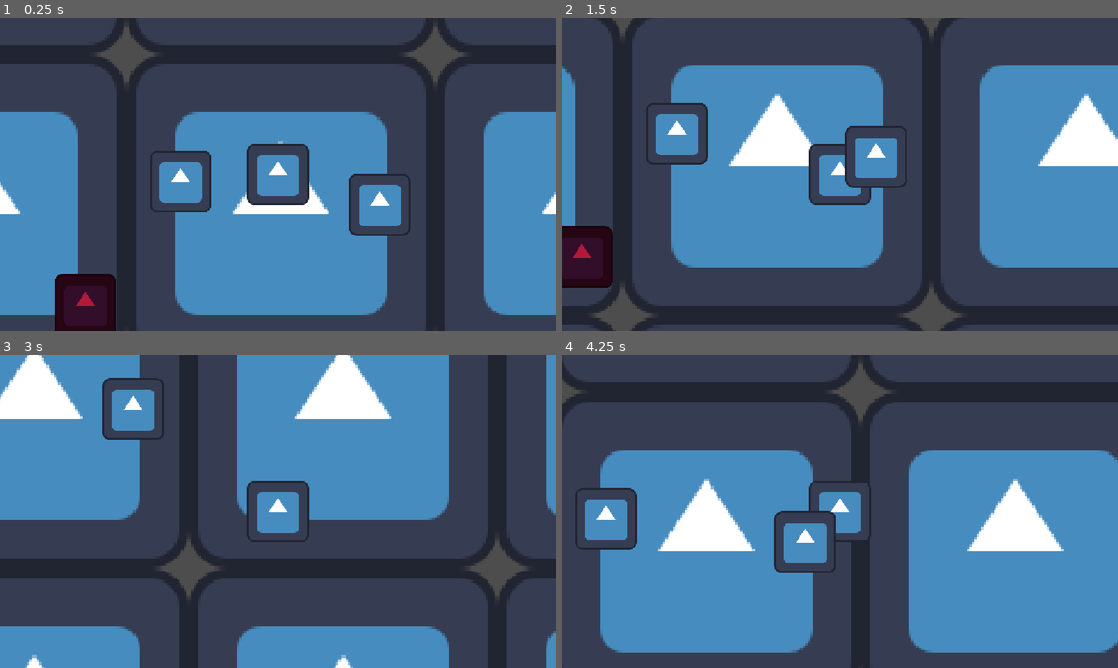
Above: before the commit, frames 1-4 (two rows, left to right).
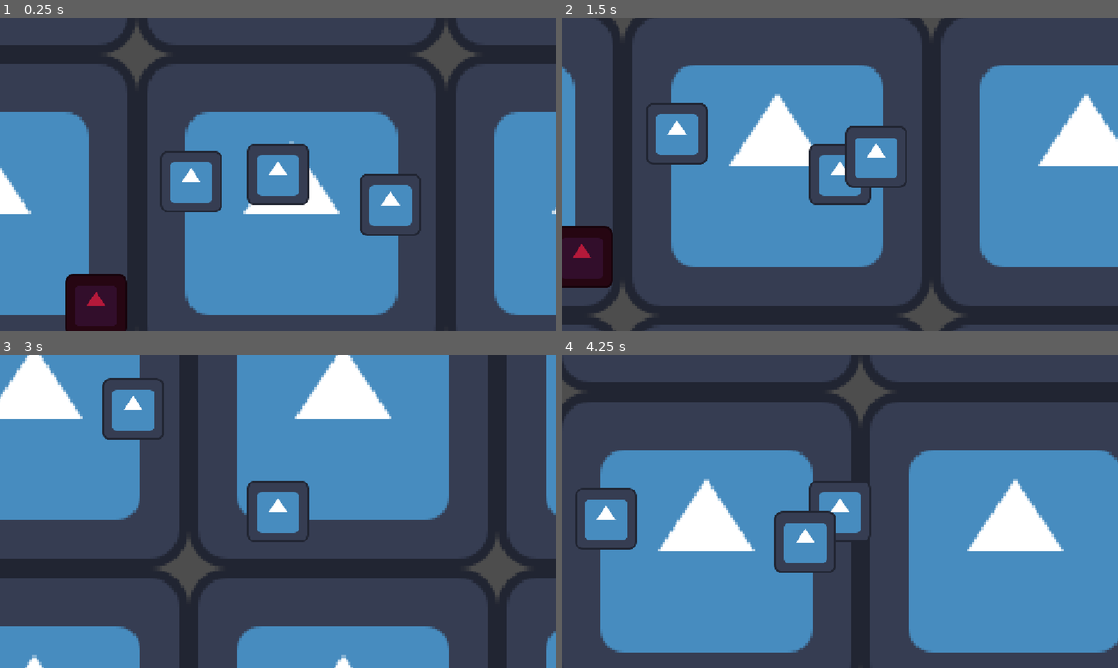
Above: after the commit, the same moments.

Repository: Yatagarasu163/Mini-Jame-Gam-59
Game: Godot game, scene res://Scenes/main_game.tscn
Two runs of this game, one before a commit and one after it. Both use one fixed random seed, a clock stepped at 60 frames per second and the inputs below. The engine's default icon, where the game draws it, is replaced by a stand-in: a white triangle on a blue panel in a dark square.
Inputs:
- Up to frame 1 (0.25 s): no input
- Up to frame 2 (1.5 s): tap Enter at 0.5 s; hold D (move_right) 0.53-1.28 s; tap E (interact) at 0.6, 1.35 s; tap Space (mash_space) at 1.25 s; hold S (move_down) from 1.28 s (still down)
- Up to frame 3 (3 s): release S (move_down) at 2.03 s; hold D (move_right) 2.03-2.78 s; tap F (mash_f) at 2.1 s; tap E (interact) at 2.3 s; hold W (move_up) from 2.78 s (still down); tap Q (mash_q) at 2.85 s
- Up to frame 4 (4.25 s): tap E (interact) at 3.05, 3.8 s; release W (move_up) at 3.53 s; hold A (move_left) from 3.53 s (still down); tap R (mash_r) at 3.6 s

The runs differ from the first frame. In frame 1, 16% of the frame differs, in the area x 0-100%, y 0-100%; in frame 2, 0.1%; in frame 3, less than 0.1%; in frame 4, less than 0.1%.

Commit message:
Mini Games Done

Diff:
--- a/Code-y Bits/factory_machine.gd
+++ b/Code-y Bits/factory_machine.gd
@@ -14,8 +14,12 @@
 
 # Blending Values
 var blendingProgress: float = 0.0
+var blendingStarted = false
 @export var blendingTime: float = 5.0
-var blendingStarted = false
+
+#Bottling Values
+var bottleFill: float = 0.0
+@export var bottleFillSpeed: float = 25.0
 
 #Cooking Mini Game Reference
 @export var minTemperature: float = 40.0
@@ -45,6 +49,9 @@
 @export var keyLabel: Label
 @export var instructionText: Label
 @export var buttonGlow: Sprite2D
+@export var cookingSpaceGlow: Sprite2D
+@export var blenderSpaceGlow: Sprite2D
+@export var bottlingSpaceGlow: Sprite2D
 @export var outputItem: Area2D
 
 # Cooking Mini Games UI References
@@ -54,10 +61,14 @@
 @export var temperatureLabel: Label
 @export var cookingProgressBar: ProgressBar
 
-#Blending Minin Games UI References
+#Blending Mini Games UI References
 @export var blenderUI: Control
 @export var blendingProgressBar: ProgressBar
 @export var  blendingLabel: Label
+
+#Bottling Mini Games UI Reference
+@export var bottlingUI: Panel
+@export var ketchupFillBar: TextureProgressBar
 
 
 func _ready():
@@ -74,6 +85,9 @@
 
 	if machineType == MachineType.BLENDER:
 		blenderUI.visible = false
+
+	if machineType == MachineType.BOTTLING:
+		bottlingUI.visible = false
 
 
 
@@ -99,6 +113,11 @@
 		if machineType == MachineType.BLENDER:
 			if player.enough_cooked_tomatoes():
 				var carriedItem = player.get_node("CarryPoint/OutputItem")
+
+				print("Removing item: ", carriedItem)
+				print("Children inside item: ", carriedItem.get_children())
+				print("Item position: ", carriedItem.global_position)
+
 				carriedItem.reparent(get_parent().get_node("CookingMachine/OutputPoint"))
 				carriedItem.visible = false
 				startMiniGame()
@@ -137,7 +156,7 @@
 	cuttingProgressBar.visible = true
 	keyIndicator.visible = true
 	instructionText.visible = true
-	startGlowAnimation()
+	startGlowAnimation(buttonGlow)
 	buttonGlow.visible = true
 
 	cuttingProgressBar.max_value = requiredPress
@@ -156,6 +175,9 @@
 	cookingProgressBar.max_value = cookingTime
 	cookingProgressBar.value = 0
 	updateTemperatureIndicator()
+	cookingSpaceGlow.visible = true
+	startGlowAnimation(cookingSpaceGlow)
+
 
 func startBlenderGame():
 	blendingProgress = 0.0
@@ -164,25 +186,36 @@
 	blenderUI.visible = true
 	blendingProgressBar.max_value =  blendingTime
 	blendingProgressBar.value = 0
+	blenderSpaceGlow.visible = true
+	startGlowAnimation(blenderSpaceGlow)
+
 	print("Press SPACE to start blending")
 
 func startBottlingGame():
-	completeMiniGame()
+	bottleFill = 0.0
+	bottlingUI.visible = true
+	ketchupFillBar.min_value = 0
+	ketchupFillBar.max_value = 100
+	ketchupFillBar.value = 0
+	bottlingSpaceGlow.visible = true
+	startGlowAnimation(bottlingSpaceGlow)
+
+
 
 func chooseRandomKey():
 	selectedKeys = possibleKeys.pick_random()
 
-func startGlowAnimation():
+func startGlowAnimation(glowSprite):
 	if glowTween:
 		glowTween.kill()
 
-	buttonGlow.modulate.a = 1.0
+	glowSprite.modulate.a = 1.0
 
 	glowTween = create_tween()
 	glowTween.set_loops()
 
-	glowTween.tween_property(buttonGlow, "modulate:a", 0.2, 0.5)
-	glowTween.tween_property(buttonGlow, "modulate:a", 1.0, 0.5)
+	glowTween.tween_property(glowSprite, "modulate:a", 0.2, 0.5)
+	glowTween.tween_property(glowSprite, "modulate:a", 1.0, 0.5)
 
 func _process(delta: float) -> void:
 	if playerNearOutput and outputItem.visible:
@@ -276,7 +309,14 @@
 		completeMiniGame()
 
 func updateBottlingGame(delta):
-	pass
+	if Input.is_key_pressed(KEY_SPACE):
+		bottleFill += bottleFillSpeed * delta
+		bottleFill = clamp(bottleFill, 0.0, 100.0)
+		ketchupFillBar.value = bottleFill
+
+		if bottleFill >= 100.0:
+			completeMiniGame()
+
 
 func completeMiniGame():
 	machineActive = false
@@ -304,6 +344,7 @@
 
 	if machineType == MachineType.BOTTLING:
 		player.finish_bottling()
+		bottlingUI.visible = false
 		print("Bottling Complete")
 
 	outputItem.reparent($OutputPoint)
--- a/Prefabs/factory_room.tscn
+++ b/Prefabs/factory_room.tscn
@@ -6,6 +6,9 @@
 [ext_resource type="Texture2D" uid="uid://byhctff70fcey" path="res://Sprites and Shid/Key Press Sprite.png" id="4_o7em3"]
 [ext_resource type="Texture2D" uid="uid://bshqkhaufs6h6" path="res://Sprites and Shid/TemperatureBar(Thermometer).png" id="5_hktsf"]
 [ext_resource type="Texture2D" uid="uid://by0krry537rax" path="res://Sprites and Shid/TemperatureIndicator.png" id="6_0fg35"]
+[ext_resource type="Texture2D" uid="uid://bt6v5fmi3w3ah" path="res://Sprites and Shid/Space Press Sprite.png" id="9_0fg35"]
+[ext_resource type="Texture2D" uid="uid://drtjdv6c86ndb" path="res://Sprites and Shid/tomato empty no cap(1).png" id="9_krrug"]
+[ext_resource type="Texture2D" uid="uid://djpstemlbiyvm" path="res://Sprites and Shid/tomatoFilling(1).png" id="10_d5jih"]
 
 [node name="Factory Room" type="Node2D" unique_id=156863892 node_paths=PackedStringArray("_machines")]
 script = ExtResource("1_1daii")
@@ -16,14 +19,16 @@
 texture = ExtResource("1_dhrwc")
 
 [node name="CutterMachine" parent="." unique_id=1877580678 node_paths=PackedStringArray("cuttingProgressBar", "keyIndicator", "keyLabel", "instructionText", "buttonGlow") instance=ExtResource("3_25cia")]
+position = Vector2(10, 0)
 cuttingProgressBar = NodePath("../MiniGameUI/CuttingProgressBar")
 keyIndicator = NodePath("../MiniGameUI/KeyIndicator")
 keyLabel = NodePath("../MiniGameUI/KeyIndicator/KeyLabel")
 instructionText = NodePath("../MiniGameUI/instruction")
 buttonGlow = NodePath("../MiniGameUI/KeyIndicator/SmallKeyCapGlow")
 
-[node name="CookingMachine" parent="." unique_id=760379608 node_paths=PackedStringArray("cookingUI", "temperatureIndicator", "temperatureBar", "temperatureLabel", "cookingProgressBar") instance=ExtResource("3_25cia")]
+[node name="CookingMachine" parent="." unique_id=760379608 node_paths=PackedStringArray("cookingSpaceGlow", "cookingUI", "temperatureIndicator", "temperatureBar", "temperatureLabel", "cookingProgressBar") instance=ExtResource("3_25cia")]
 machineType = 1
+cookingSpaceGlow = NodePath("../MiniGameUI/CookingUI/CookingSpaceKey/SpaceKeyCapGlow")
 cookingUI = NodePath("../MiniGameUI/CookingUI")
 temperatureIndicator = NodePath("../MiniGameUI/CookingUI/TemperatureIndicator")
 temperatureBar = NodePath("../MiniGameUI/CookingUI/TemparatureBarImage")
@@ -39,8 +44,9 @@
 [node name="Sprite2D" parent="CookingMachine/OutputPoint/OutputItem" parent_id_path=PackedInt32Array(760379608, 1068318048) index="0" unique_id=1620921805]
 modulate = Color(0, 0, 0, 1)
 
-[node name="BlenderMachine" parent="." unique_id=2051678513 node_paths=PackedStringArray("blenderUI", "blendingProgressBar", "blendingLabel") instance=ExtResource("3_25cia")]
+[node name="BlenderMachine" parent="." unique_id=2051678513 node_paths=PackedStringArray("blenderSpaceGlow", "blenderUI", "blendingProgressBar", "blendingLabel") instance=ExtResource("3_25cia")]
 machineType = 2
+blenderSpaceGlow = NodePath("../MiniGameUI/BlenderUI/BlenderSpaceKey/SpaceKeyCapGlow")
 blenderUI = NodePath("../MiniGameUI/BlenderUI")
 blendingProgressBar = NodePath("../MiniGameUI/BlenderUI/BlenderProgressbar")
 blendingLabel = NodePath("../MiniGameUI/BlenderUI/BlendingInstruction")
@@ -51,8 +57,11 @@
 [node name="Sprite2D" parent="BlenderMachine/OutputPoint/OutputItem" parent_id_path=PackedInt32Array(2051678513, 1068318048) index="0" unique_id=1620921805]
 modulate = Color(0.48133707, 0.4813372, 2.8878452e-07, 1)
 
-[node name="BottlingMachine" parent="." unique_id=650750150 instance=ExtResource("3_25cia")]
+[node name="BottlingMachine" parent="." unique_id=650750150 node_paths=PackedStringArray("bottlingSpaceGlow", "bottlingUI", "ketchupFillBar") instance=ExtResource("3_25cia")]
 machineType = 3
+bottlingSpaceGlow = NodePath("../MiniGameUI/BottlingUI/SpaceBarGlow")
+bottlingUI = NodePath("../MiniGameUI/BottlingUI")
+ketchupFillBar = NodePath("../MiniGameUI/BottlingUI/KetchupFillBar")
 
 [node name="Sprite2D" parent="BottlingMachine" index="0" unique_id=1522078674]
 modulate = Color(4.813075e-08, 0.5721783, 0.18850693, 1)
@@ -79,9 +88,9 @@
 anchor_right = 0.5
 anchor_bottom = 1.0
 offset_left = -8.0
-offset_top = -269.0
+offset_top = -208.0
 offset_right = 32.0
-offset_bottom = -229.0
+offset_bottom = -168.0
 grow_horizontal = 2
 grow_vertical = 0
 
@@ -194,6 +203,7 @@
 value = 10.0
 
 [node name="KeyIndicator" type="Panel" parent="MiniGameUI/CookingUI" unique_id=1544697383]
+visible = false
 layout_mode = 1
 anchors_preset = 7
 anchor_left = 0.5
@@ -260,6 +270,50 @@
 region_enabled = true
 region_rect = Rect2(909, 404, 88, 170)
 
+[node name="CookingSpaceKey" type="Panel" parent="MiniGameUI/CookingUI" unique_id=273454759]
+self_modulate = Color(1, 1, 1, 0)
+layout_mode = 1
+anchors_preset = 7
+anchor_left = 0.5
+anchor_top = 1.0
+anchor_right = 0.5
+anchor_bottom = 1.0
+offset_left = -9.0
+offset_top = -208.0
+offset_right = 31.0
+offset_bottom = -168.0
+grow_horizontal = 2
+grow_vertical = 0
+
+[node name="SpaceKeyCap" type="Sprite2D" parent="MiniGameUI/CookingUI/CookingSpaceKey" unique_id=209971798]
+scale = Vector2(0.2, 0.2)
+texture = ExtResource("9_0fg35")
+region_enabled = true
+region_rect = Rect2(116, 542, 764, 276)
+
+[node name="SpaceKeyCapGlow" type="Sprite2D" parent="MiniGameUI/CookingUI/CookingSpaceKey" unique_id=1290891337]
+position = Vector2(0, 3.9999998)
+scale = Vector2(0.2, 0.2)
+texture = ExtResource("9_0fg35")
+region_enabled = true
+region_rect = Rect2(9, -6, 953, 495)
+
+[node name="Spacetext" type="Label" parent="MiniGameUI/CookingUI/CookingSpaceKey" unique_id=1638674732]
+modulate = Color(0.95686275, 1, 0.85882354, 1)
+layout_mode = 1
+anchors_preset = 15
+anchor_right = 1.0
+anchor_bottom = 1.0
+offset_left = -26.0
+offset_top = -20.0
+offset_right = -17.0
+offset_bottom = -20.0
+grow_horizontal = 2
+grow_vertical = 2
+text = "SPACE"
+horizontal_alignment = 1
+vertical_alignment = 1
+
 [node name="BlenderUI" type="Panel" parent="MiniGameUI" unique_id=952020352]
 self_modulate = Color(1, 1, 1, 0)
 anchors_preset = 15
@@ -295,6 +349,7 @@
 horizontal_alignment = 1
 
 [node name="BlendingKeyIndicator" type="Panel" parent="MiniGameUI/BlenderUI" unique_id=518752928]
+visible = false
 layout_mode = 1
 anchors_preset = 7
 anchor_left = 0.5
@@ -319,6 +374,170 @@
 horizontal_alignment = 1
 vertical_alignment = 1
 
+[node name="BlenderSpaceKey" type="Panel" parent="MiniGameUI/BlenderUI" unique_id=1114520584]
+self_modulate = Color(1, 1, 1, 0)
+layout_mode = 1
+anchors_preset = 7
+anchor_left = 0.5
+anchor_top = 1.0
+anchor_right = 0.5
+anchor_bottom = 1.0
+offset_left = -9.0
+offset_top = -208.0
+offset_right = 31.0
+offset_bottom = -168.0
+grow_horizontal = 2
+grow_vertical = 0
+
+[node name="SpaceKeyCap" type="Sprite2D" parent="MiniGameUI/BlenderUI/BlenderSpaceKey" unique_id=1037105410]
+scale = Vector2(0.2, 0.2)
+texture = ExtResource("9_0fg35")
+region_enabled = true
+region_rect = Rect2(116, 542, 764, 276)
+
+[node name="SpaceKeyCapGlow" type="Sprite2D" parent="MiniGameUI/BlenderUI/BlenderSpaceKey" unique_id=440586561]
+position = Vector2(0, 3.9999998)
+scale = Vector2(0.2, 0.2)
+texture = ExtResource("9_0fg35")
+region_enabled = true
+region_rect = Rect2(9, -6, 953, 495)
+
+[node name="Spacetext" type="Label" parent="MiniGameUI/BlenderUI/BlenderSpaceKey" unique_id=1043640321]
+modulate = Color(0.95686275, 1, 0.85882354, 1)
+layout_mode = 1
+anchors_preset = 15
+anchor_right = 1.0
+anchor_bottom = 1.0
+offset_left = -26.0
+offset_top = -20.0
+offset_right = -17.0
+offset_bottom = -20.0
+grow_horizontal = 2
+grow_vertical = 2
+text = "SPACE"
+horizontal_alignment = 1
+vertical_alignment = 1
+
+[node name="Control" type="Control" parent="MiniGameUI" unique_id=1827703791]
+layout_mode = 3
+anchors_preset = 0
+offset_right = 40.0
+offset_bottom = 40.0
+
+[node name="BottlingUI" type="Panel" parent="MiniGameUI" unique_id=889187970]
+self_modulate = Color(1, 1, 1, 0)
+anchors_preset = 15
+anchor_right = 1.0
+anchor_bottom = 1.0
+grow_horizontal = 2
+grow_vertical = 2
+
+[node name="KetchupFillBar" type="TextureProgressBar" parent="MiniGameUI/BottlingUI" unique_id=1966310154]
+layout_mode = 1
+anchors_preset = 5
+anchor_left = 0.5
+anchor_right = 0.5
+offset_left = 162.0
+offset_top = 412.0
+offset_right = 1162.0
+offset_bottom = 1412.0
+grow_horizontal = 2
+rotation = 3.1415927
+scale = Vector2(0.25, 0.25)
+offset_transform_enabled = true
+offset_transform_position = Vector2(700, 500)
+offset_transform_scale = Vector2(2, 2)
+value = 100.0
+fill_mode = 2
+texture_over = ExtResource("9_krrug")
+texture_progress = ExtResource("10_d5jih")
+
+[node name="BottlingInstruction" type="Label" parent="MiniGameUI/BottlingUI" unique_id=1039435429]
+layout_mode = 1
+anchors_preset = 5
+anchor_left = 0.5
+anchor_right = 0.5
+offset_left = -178.0
+offset_top = 10.0
+offset_right = 178.0
+offset_bottom = 33.0
+grow_horizontal = 2
+text = "FILL THE KETCHUP BOTTLE"
+horizontal_alignment = 1
+
+[node name="SpaceBarKey" type="Sprite2D" parent="MiniGameUI/BottlingUI" unique_id=2080473692]
+scale = Vector2(0.2, 0.2)
+texture = ExtResource("9_0fg35")
+region_enabled = true
+region_rect = Rect2(116, 539, 768, 285)
+
+[node name="SpaceBarGlow" type="Sprite2D" parent="MiniGameUI/BottlingUI" unique_id=212795066]
+position = Vector2(0, 4.000001)
+scale = Vector2(0.2, 0.2)
+texture = ExtResource("9_0fg35")
+region_enabled = true
+region_rect = Rect2(0, 0, 965, 482)
+
+[node name="KeyLabel" type="Label" parent="MiniGameUI/BottlingUI" unique_id=1851747240]
+modulate = Color(0.95686275, 1, 0.85882354, 1)
+layout_mode = 1
+anchors_preset = 15
+anchor_right = 1.0
+anchor_bottom = 1.0
+offset_left = -575.0
+offset_top = -325.0
+offset_right = -575.0
+offset_bottom = -325.0
+grow_horizontal = 2
+grow_vertical = 2
+text = "SPACE"
+horizontal_alignment = 1
+vertical_alignment = 1
+
+[node name="BottlingSpaceKey" type="Panel" parent="MiniGameUI/BottlingUI" unique_id=1531414416]
+self_modulate = Color(1, 1, 1, 0)
+layout_mode = 1
+anchors_preset = 7
+anchor_left = 0.5
+anchor_top = 1.0
+anchor_right = 0.5
+anchor_bottom = 1.0
+offset_left = -9.0
+offset_top = -208.0
+offset_right = 31.0
+offset_bottom = -168.0
+grow_horizontal = 2
+grow_vertical = 0
+
+[node name="SpaceKeyCap" type="Sprite2D" parent="MiniGameUI/BottlingUI/BottlingSpaceKey" unique_id=1159412293]
+scale = Vector2(0.2, 0.2)
+texture = ExtResource("9_0fg35")
+region_enabled = true
+region_rect = Rect2(116, 542, 764, 276)
+
+[node name="SpaceKeyCapGlow" type="Sprite2D" parent="MiniGameUI/BottlingUI/BottlingSpaceKey" unique_id=414109460]
+position = Vector2(0, 3.9999998)
+scale = Vector2(0.2, 0.2)
+texture = ExtResource("9_0fg35")
+region_enabled = true
+region_rect = Rect2(9, -6, 953, 495)
+
+[node name="Spacetext" type="Label" parent="MiniGameUI/BottlingUI/BottlingSpaceKey" unique_id=1894349316]
+modulate = Color(0.95686275, 1, 0.85882354, 1)
+layout_mode = 1
+anchors_preset = 15
+anchor_right = 1.0
+anchor_bottom = 1.0
+offset_left = -26.0
+offset_top = -20.0
+offset_right = -17.0
+offset_bottom = -20.0
+grow_horizontal = 2
+grow_vertical = 2
+text = "SPACE"
+horizontal_alignment = 1
+vertical_alignment = 1
+
 [editable path="CookingMachine"]
 [editable path="BlenderMachine"]
 [editable path="BottlingMachine"]
Binary file added: Sprites and Shid/tomato empty no cap(1).png
Not shown, added: Sprites and Shid/tomato empty no cap(1).png.import
Binary file added: Sprites and Shid/tomato empty no cap.png
Not shown, added: Sprites and Shid/tomato empty no cap.png.import
Binary file added: Sprites and Shid/tomato filled w cap.png
Not shown, added: Sprites and Shid/tomato filled w cap.png.import
Binary file added: Sprites and Shid/tomatoFilling(1).png
Not shown, added: Sprites and Shid/tomatoFilling(1).png.import
Binary file added: Sprites and Shid/tomatoFilling.png
Not shown, added: Sprites and Shid/tomatoFilling.png.import
